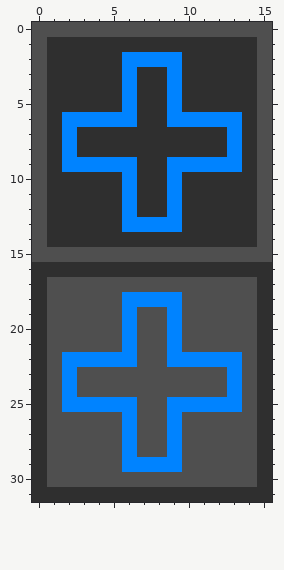
Two versions of one pixel-art sprite, Assets/UI/Buttons/add_button.png. That is the earlier state.
The file is 64x128 pixels, drawn in blocks of 4x4; one block is one cell here.
After the commit:
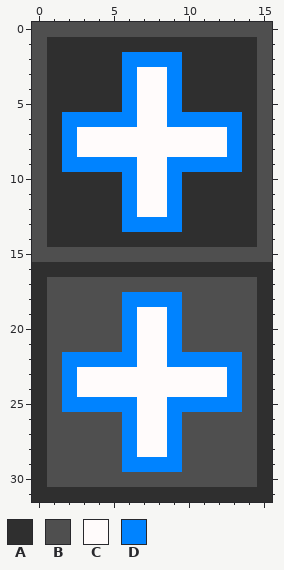
Palette (. is transparent): A #2f2f2f  B #4f4f4f  C #fffbfb  D #0083ff
The edit:
Colour C replaces colour A in rows 3 to 6 at x 7 to 8; in rows 7 to 8 at x 3 to 12; in rows 9 to 12 at x 7 to 8.
Colour C replaces colour B in rows 19 to 22 at x 7 to 8; in rows 23 to 24 at x 3 to 12; in rows 25 to 28 at x 7 to 8.
Pixel boxes of the changes (left, top, right, bottom) in both pictures:
changed: (77, 67, 227, 217)
changed: (77, 307, 227, 457)
